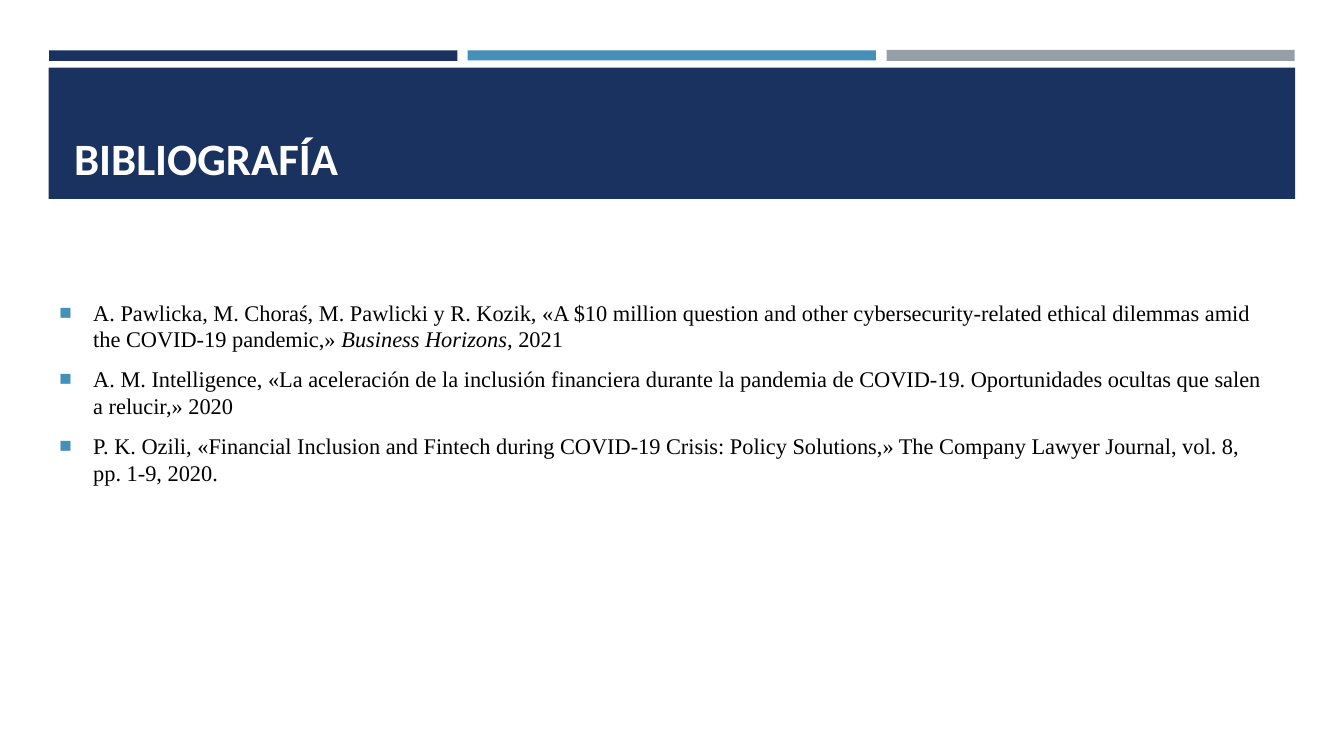
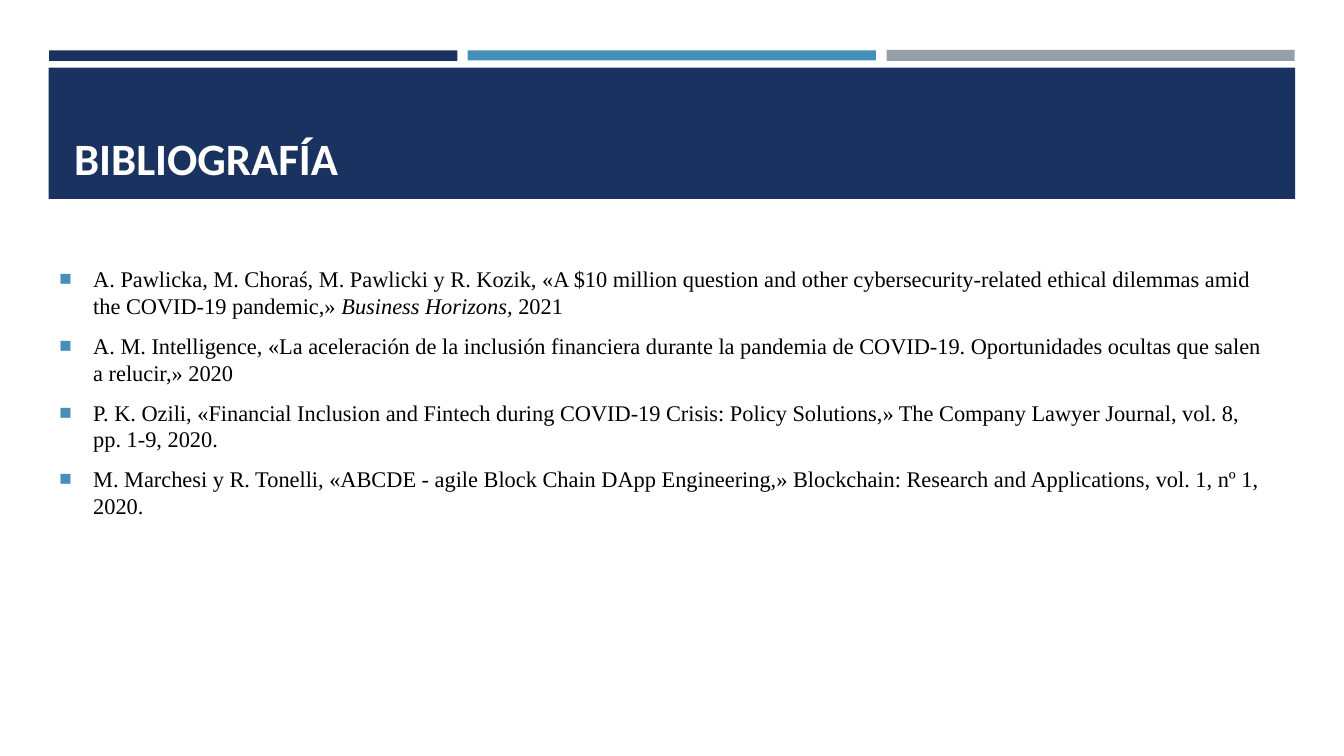
Before and after one commit to jfnando3030/Maestria-de-Sofware, a slide deck: slide 15 of Tesis/Diapositivas tesis.pptx (slide 8 before the commit). Drawn at 1344x756 pixels with LibreOffice and Linux fonts; fonts in the diff are those of the drawing. Boxes give left, top, right and bottom in pixels: in the first picture for what was removed or moved away, otherwise in the second. Text is boxed around its words. In the diff, an @@ line names an element or a change of style, - is before the commit and + after.

```diff
--- a/Tesis/Diapositivas tesis.pptx
+++ b/Tesis/Diapositivas tesis.pptx
@@ text at (93,471,1258,515): paragraph added @@
+■ M. Marchesi y R. Tonelli, «ABCDE - agile Block Chain DApp Engineering,» Blockchain: Research and Applications, vol. 1, nº 1, 2020.
```
Also in this commit, not shown: 5 other slides changed, 7 slides added, 2 other files.
